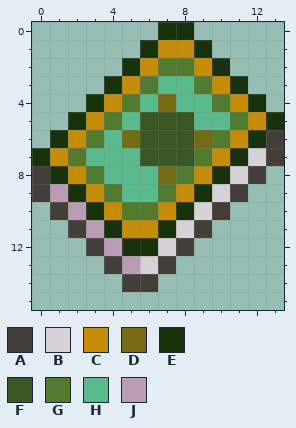
Pixel-art sprite: Items/Weapons/BookOfNeedles.png. The picture above is the old version.
The file is 28x32 pixels, drawn in blocks of 2x2; one block is one cell here.
Palette (. is transparent): A #443e39  B #d7d2d6  C #c48c07  D #766b13  E #17320d  F #3a5623  G #527b30  H #5aba8c  J #ba9cb6
Now the later version:
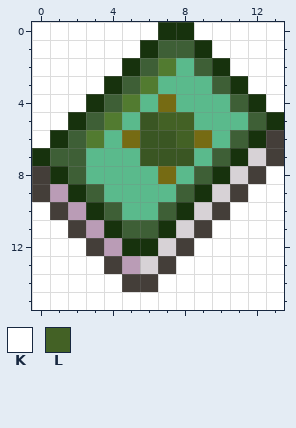
Colours new in this view: K #ffffff  L #436125
Diff:
colour C: #c48c07 -> #3e5f36
y 0: x 0..6 ....... -> KKKKKKK; x 9..13 ..... -> KKKKK
y 1: x 0..5 ...... -> KKKKKK; x 10..13 .... -> KKKK
y 2: x 0..4 ..... -> KKKKK; x 8 G -> H; x 11..13 ... -> KKK
y 3: x 0..3 .... -> KKKK; x 9 G -> H; x 12..13 .. -> KK
y 4: x 0..2 ... -> KKK; x 10 G -> H; x 13 . -> K
y 5: x 0..1 .. -> KK; x 7..8 FF -> LL; x 11 G -> H
y 6: x 0 . -> K; x 8 F -> L; x 10 G -> H
y 7: x 2 G -> C; x 9 G -> H
y 8: x 3 G -> H; x 8 G -> H; x 13 . -> K
y 9: x 4 G -> H; x 7 G -> H; x 12..13 .. -> KK
y 10: x 0 . -> K; x 5..6 GG -> HH; x 11..13 ... -> KKK
y 11: x 0..1 .. -> KK; x 10..13 .... -> KKKK
y 12: x 0..2 ... -> KKK; x 9..13 ..... -> KKKKK
y 13: x 0..3 .... -> KKKK; x 8..13 ...... -> KKKKKK
y 14: x 0..4 ..... -> KKKKK; x 7..13 ....... -> KKKKKKK
y 15: x 0..13 .............. -> KKKKKKKKKKKKKK
Changed places in both pictures, as pixel boxes (x1, y1, x2, y2):
changed: (32, 22, 284, 310)
